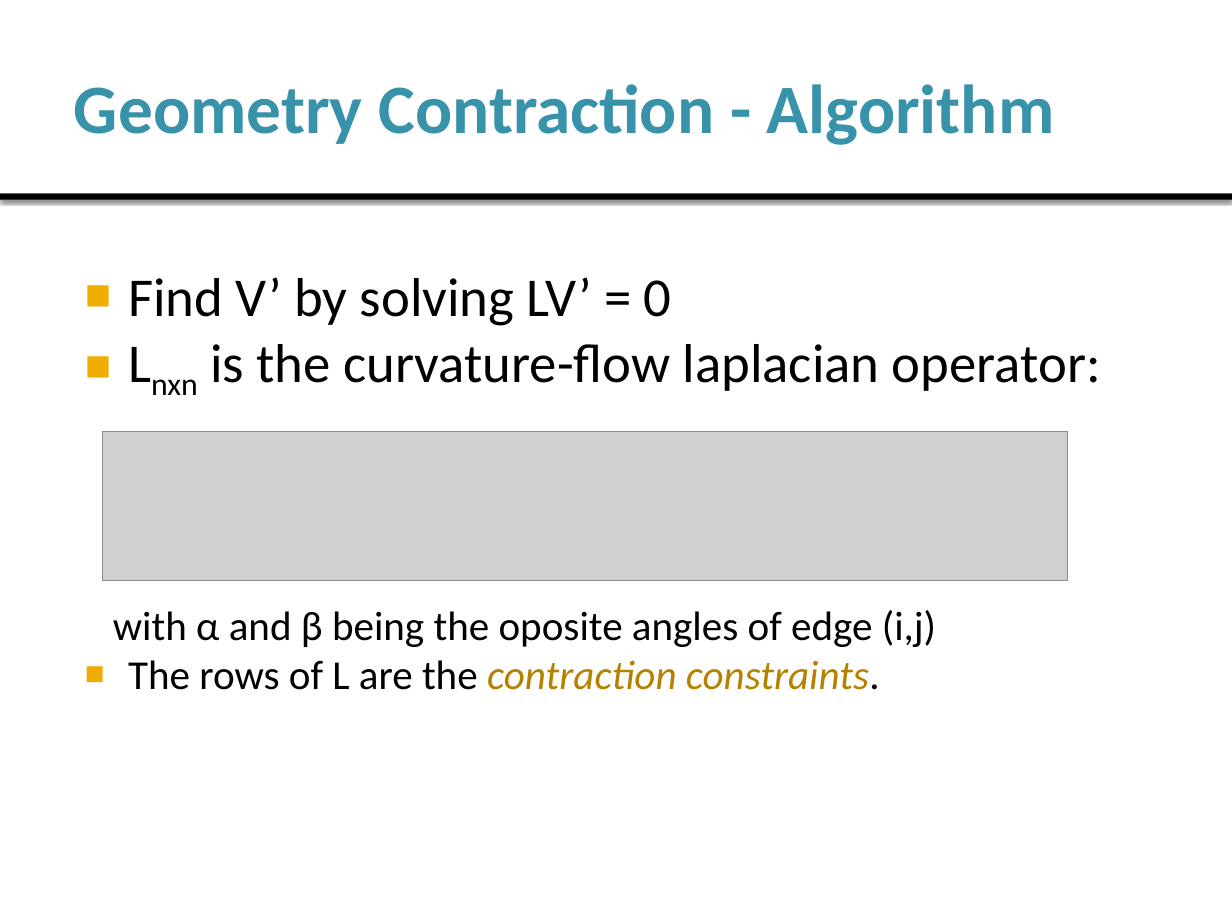
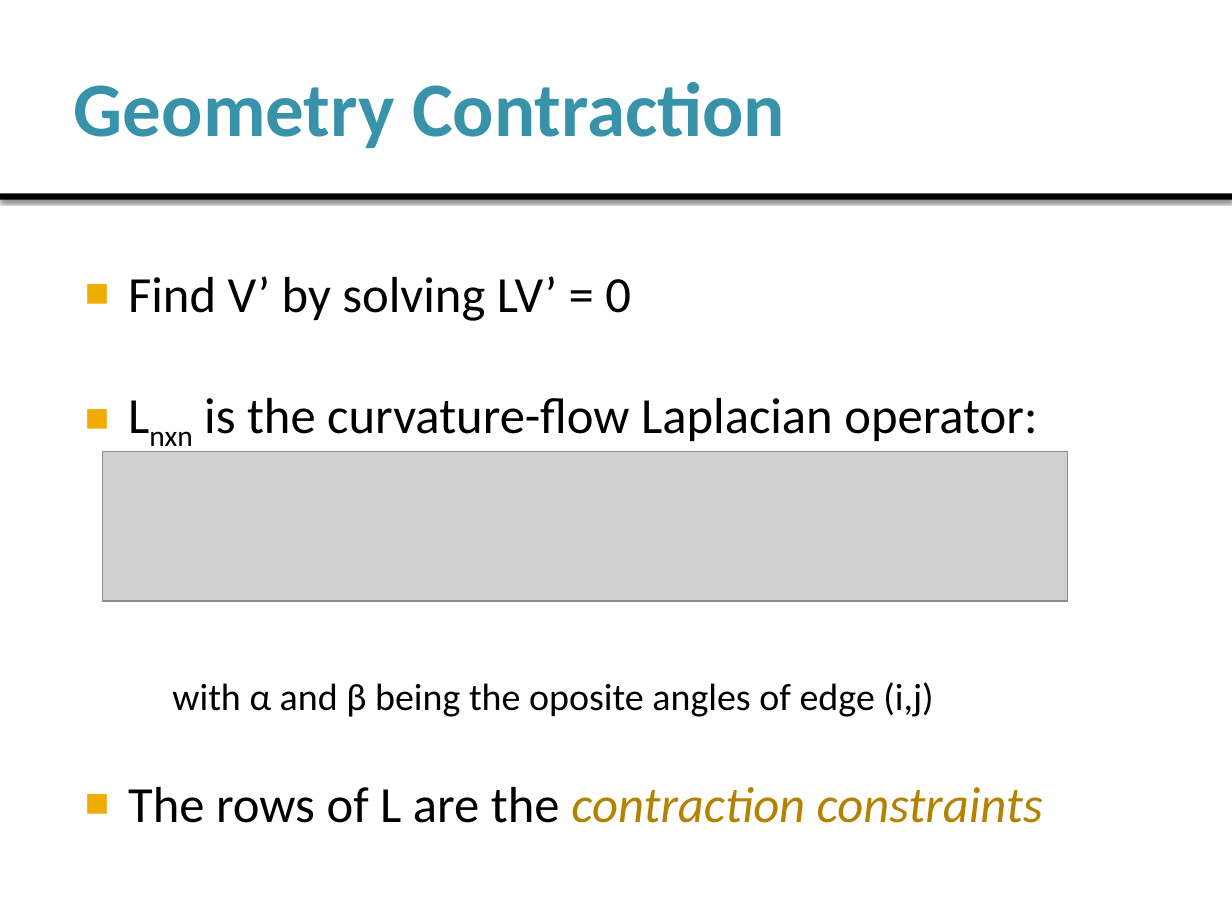
Before and after one commit to jonatascmedeiros/Skeleton-Extraction, a slide deck: slide 7 of Docs/Presentation.pptx. Drawn at 1232x924 pixels with LibreOffice and Linux fonts; fonts in the diff are those of the drawing; grey boxes stand for pictures. Boxes give left, top, right and bottom in pixels: in the first picture for what was removed or moved away, otherwise in the second. Text is boxed around its words. In the diff, an @@ line names an element or a change of style, - is before the commit and + after.

```diff
--- a/Docs/Presentation.pptx
+++ b/Docs/Presentation.pptx
@@ title at (74, 82, 785, 148): text changed; size 40.5 to 45 pt @@
-Geometry Contraction - Algorithm
+Geometry Contraction
@@ text at (128, 276, 933, 717): size 32 to 29.6 pt in "Find V’ by solving LV’ = 0"; size 24 to 22.2 pt in "with α and β being the oposite ..."; list level 1 to 3 in "with α and β being ..." @@
@@ text at (204, 398, 1037, 441): text changed; size 32 to 29.6 pt @@
-■ Lnxn is the curvature-flow laplacian operator:
+■ Lnxn is the curvature-flow Laplacian operator:
@@ picture: place and size @@
-picture at (102, 431, 1067, 580)
+picture at (102, 452, 1067, 601)
@@ text at (128, 787, 1043, 823): text changed; size 24 to 29.6 pt @@
-■ The rows of L are the contraction constraints.
+■ The rows of L are the contraction constraints
```
Also in this commit, not shown: 10 other slides changed, 6 slides added, 1 other file.
